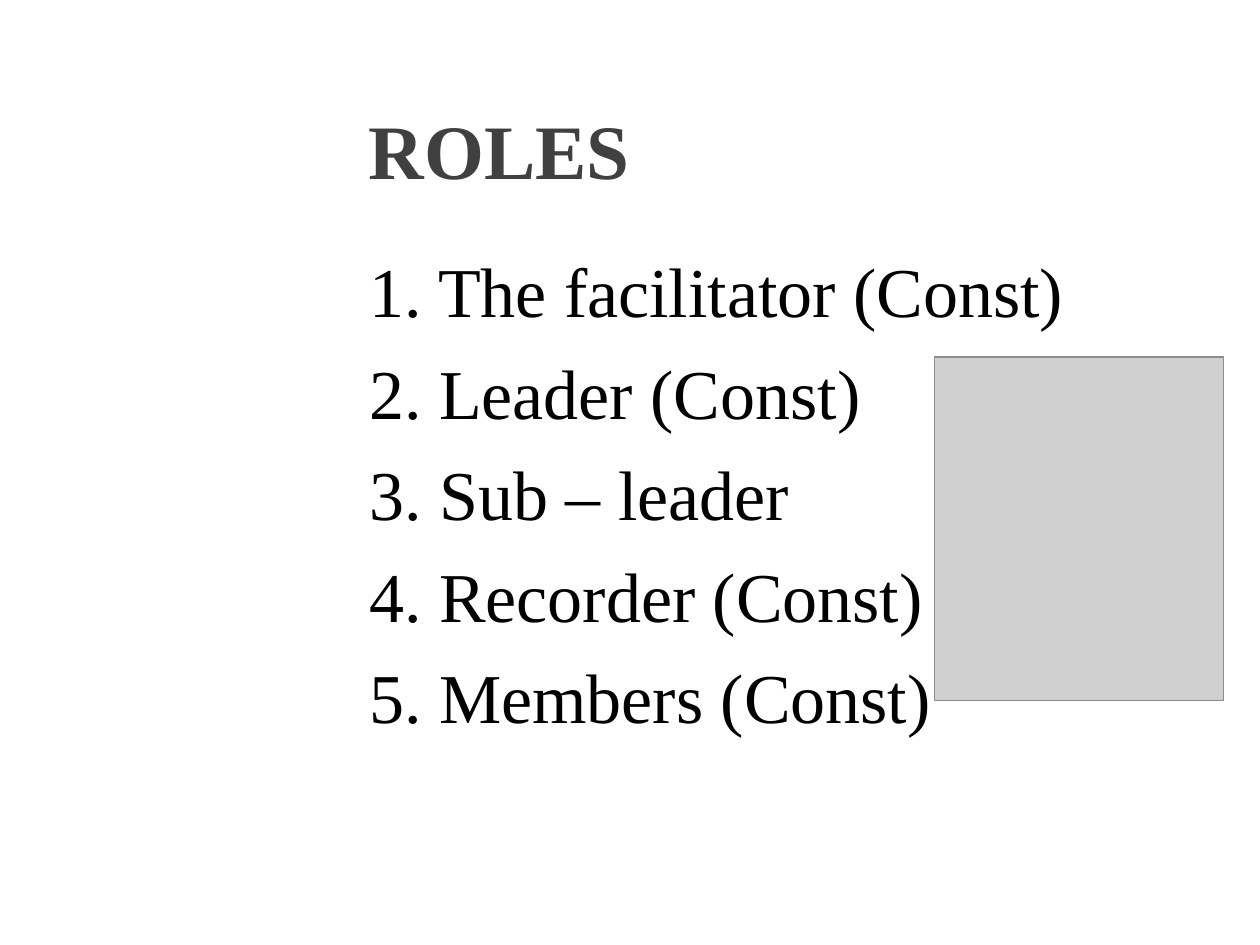
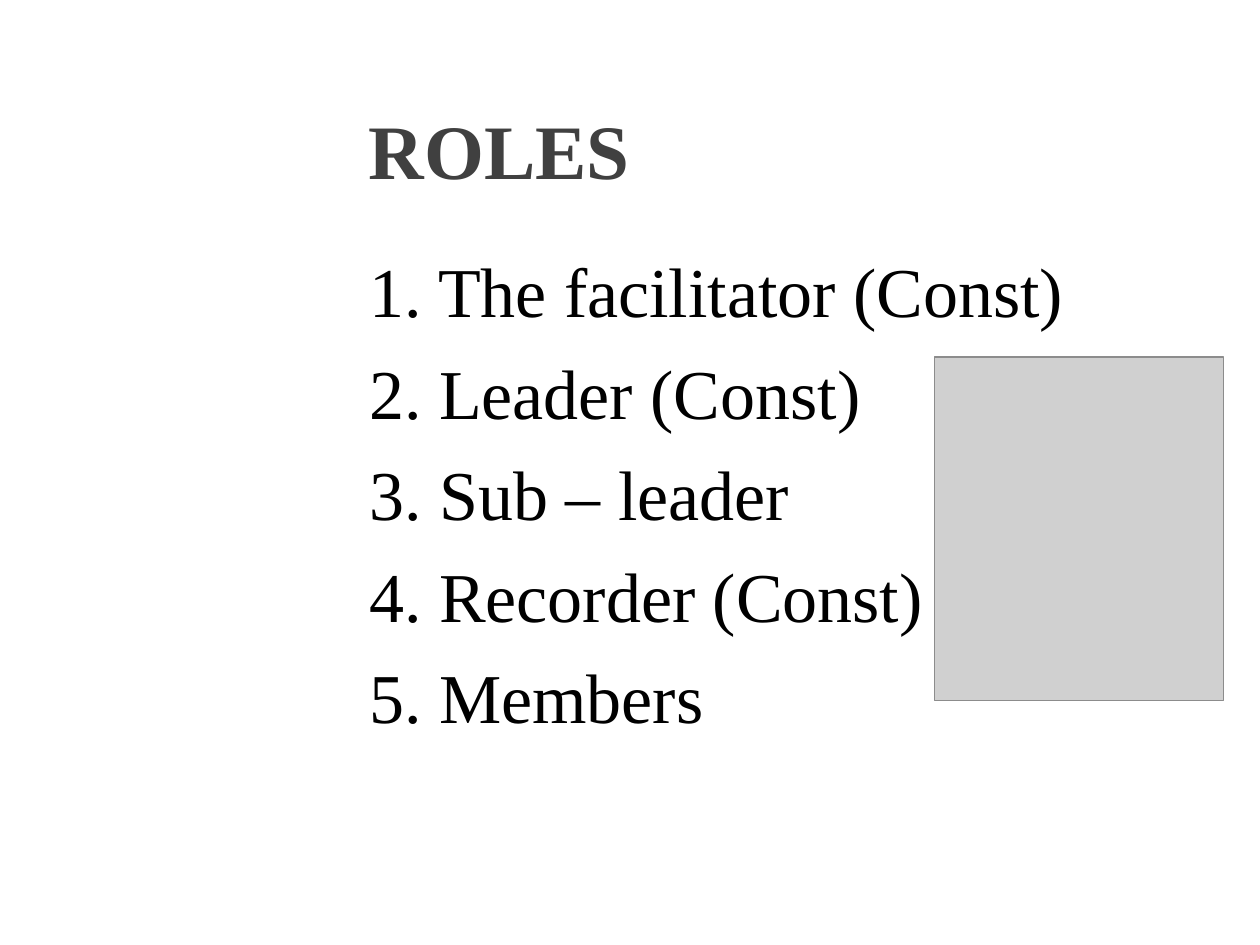
Before and after one commit to T138384/vlu-k15t1-team11, a slide deck: slide 5 of SMA - Software Measurement & Analysis/Asignment-01/K15T1-Team11-Team Assignment1/K15T1-Team11-Team Assignment1.ppt. Drawn at 1260x945 pixels with LibreOffice and Linux fonts; fonts in the diff are those of the drawing; grey boxes stand for pictures; background and template pictures are left out. Boxes give left, top, right and bottom in pixels: in the first picture for what was removed or moved away, otherwise in the second. Text is boxed around its words. In the diff, an @@ line names an element or a change of style, - is before the commit and + after.

```diff
--- a/SMA - Software Measurement & Analysis/Asignment-01/K15T1-Team11-Team Assignment1/K15T1-Team11-Team Assignment1.ppt
+++ b/SMA - Software Measurement & Analysis/Asignment-01/K15T1-Team11-Team Assignment1/K15T1-Team11-Team Assignment1.ppt
@@ text at <box>369,674,703,724</box>: text changed @@
-5. Members (Const)
+5. Members
```
Also in this commit, not shown: 5 other slides changed, 2 other files.
